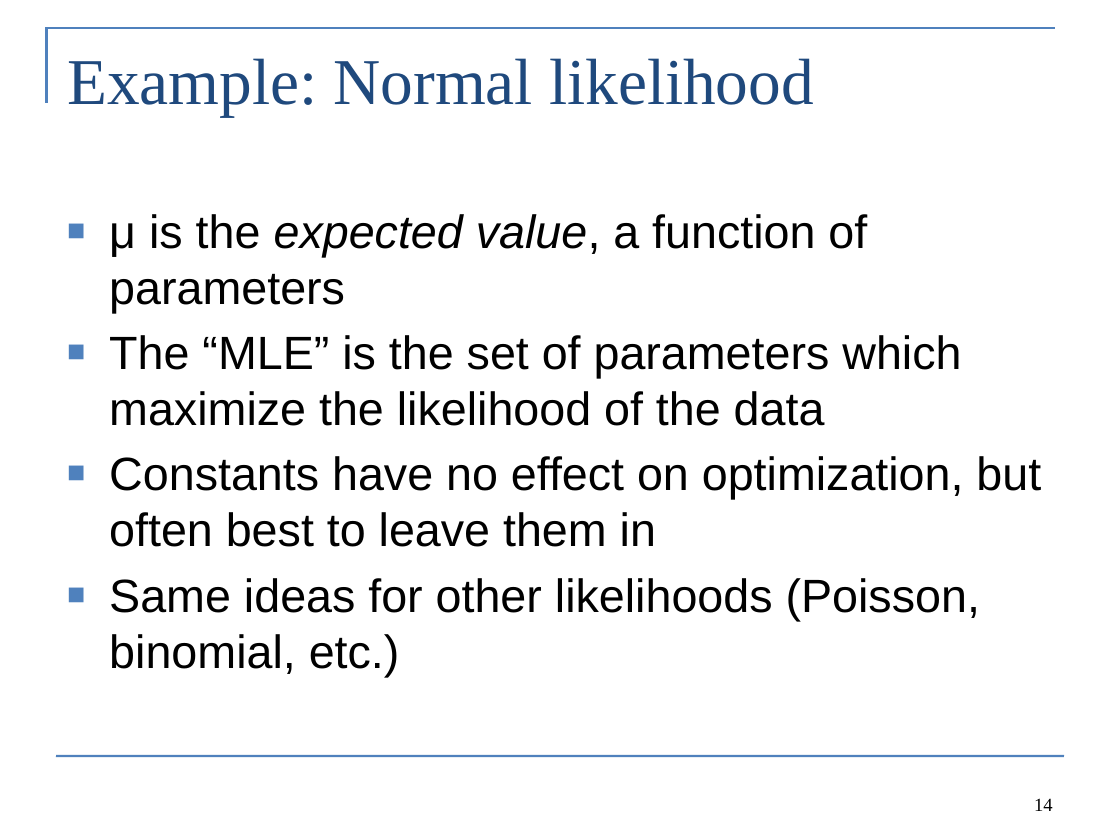
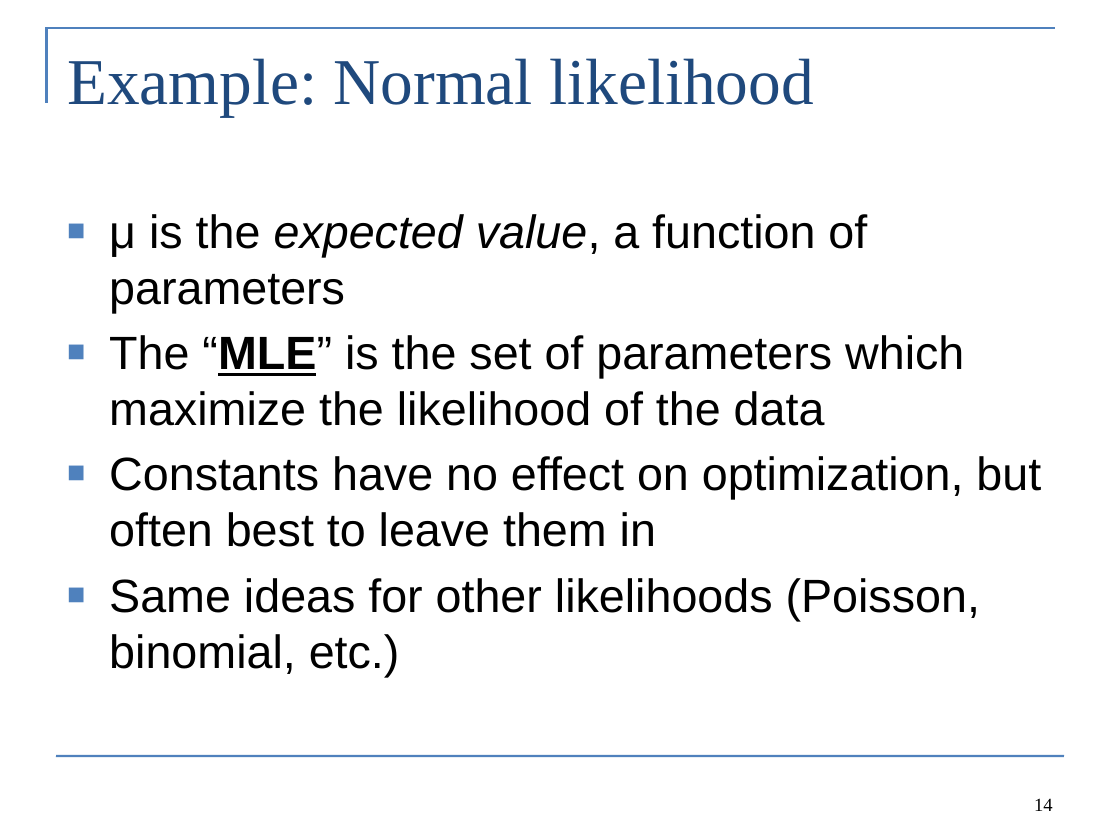
Before and after one commit to colemonnahan/tmb_workshop, a slide deck: slide 14 of day1/lecture1_maximum_likelihood.pptx. Drawn at 1120x840 pixels with LibreOffice and Linux fonts; fonts in the diff are those of the drawing. Boxes give left, top, right and bottom in pixels: in the first picture for what was removed or moved away, otherwise in the second. Text is boxed around its words. In the diff, an @@ line names an element or a change of style, - is before the commit and + after.

```diff
--- a/day1/lecture1_maximum_likelihood.pptx
+++ b/day1/lecture1_maximum_likelihood.pptx
@@ text at (109, 335, 964, 426): bold on, underline on in "“MLE”" @@
```
Also in this commit, not shown: 5 other slides changed, 2 other files.
